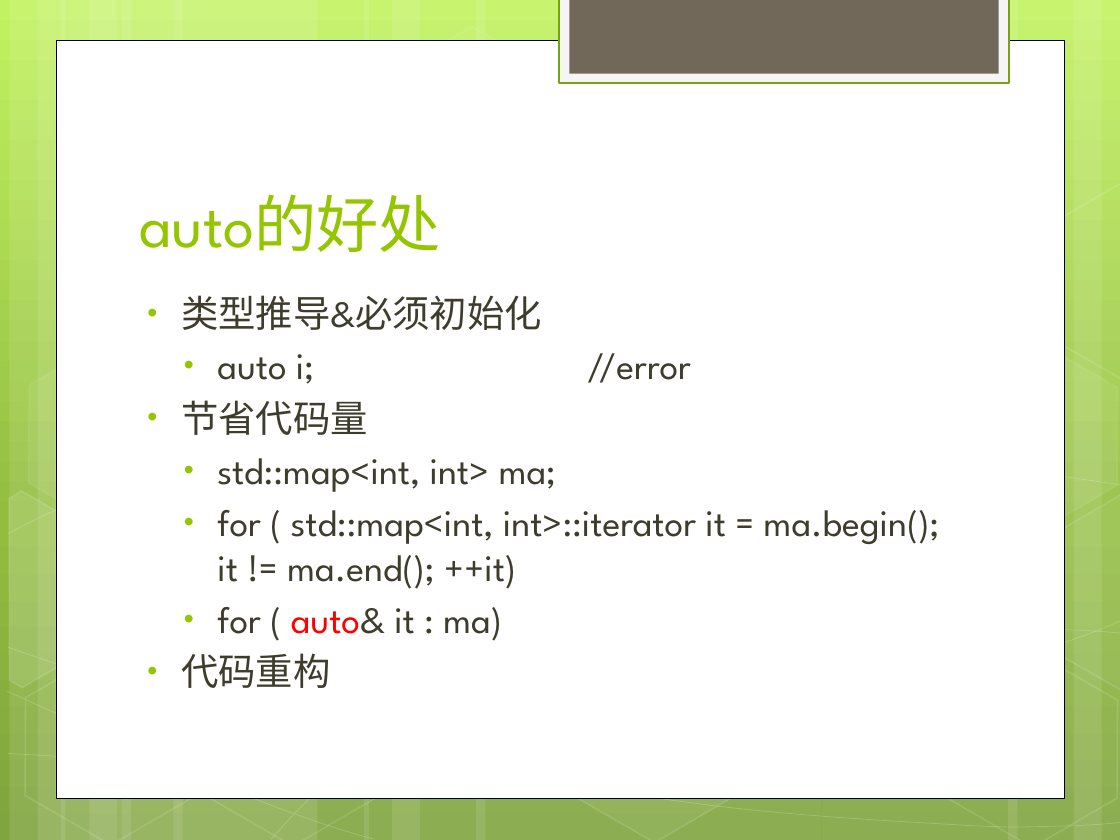
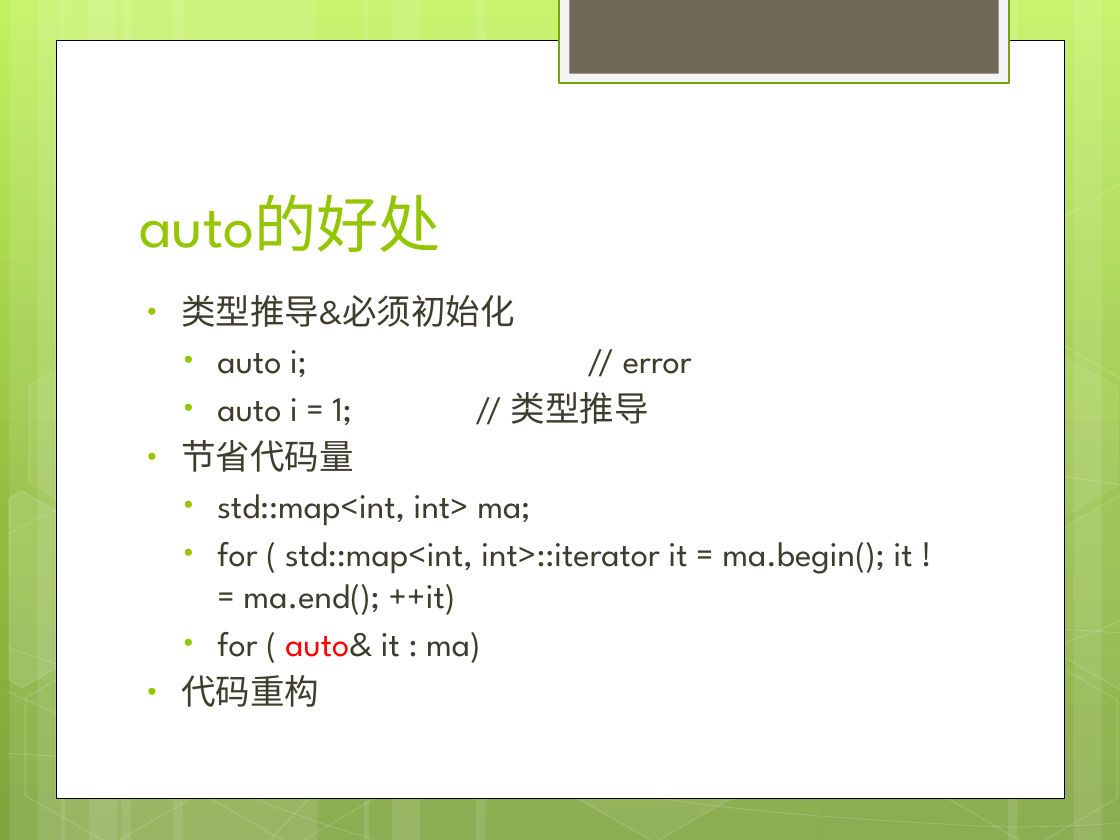
Before and after one commit to war10ck-efz/cpplearning, a slide deck: slide 4 of doc/c++11learning.pptx. Drawn at 1120x840 pixels with LibreOffice and Linux fonts; fonts in the diff are those of the drawing. Boxes give left, top, right and bottom in pixels: in the first picture for what was removed or moved away, otherwise in the second. Text is boxed around its words. In the diff, an @@ line names an element or a change of style, - is before the commit and + after.

```diff
--- a/doc/c++11learning.pptx
+++ b/doc/c++11learning.pptx
@@ text at [181, 295, 913, 707]: size 24 to 22.2 pt in "类型推导&必须初始化", "节省代码量", "std::map<int, int> ma;", "for ( std::map<int, int>::iterator it = ma.begin(); ..." and 2 more places @@
@@ text at [217, 350, 692, 425]: text changed; size 24 to 22.2 pt @@
-  • auto i; //error
+  • auto i; // error
+  • auto i = 1; // 类型推导
```
Also in this commit, not shown: 4 other slides changed, 8 slides added, 2 other files.
